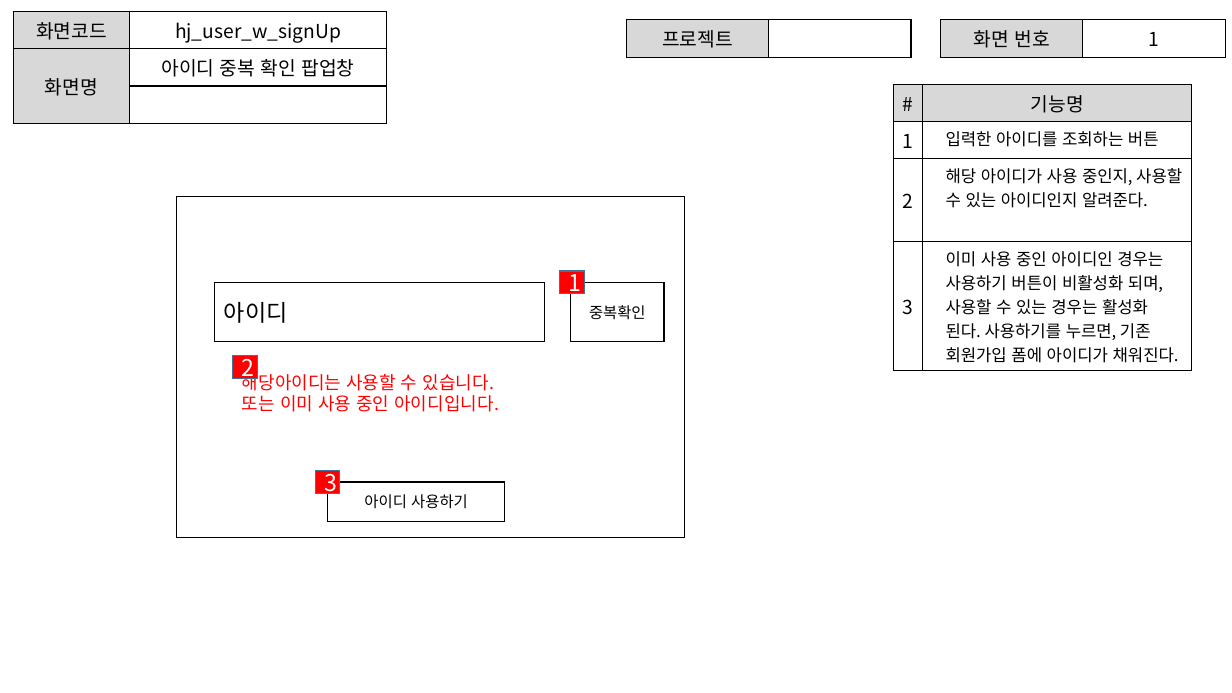
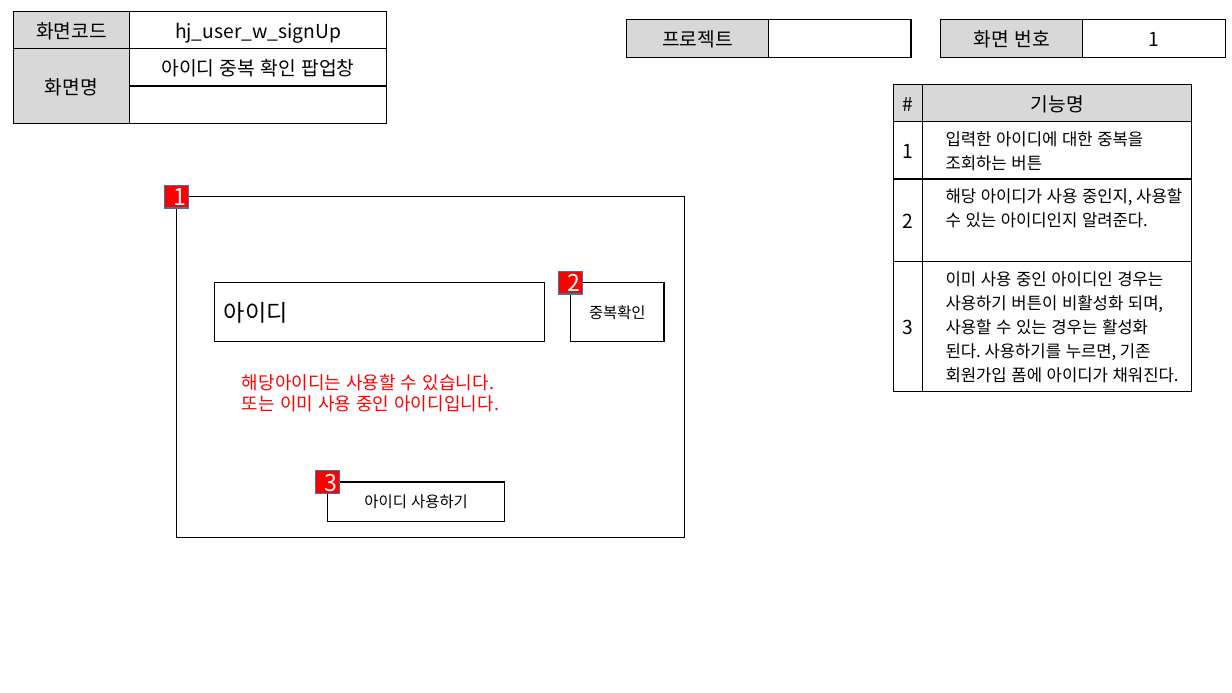
Before and after one commit to ezenteam2/e-Zone, a slide deck: slide 3 of 0 발표용 파워포인트/project05 - 파워포인트 종합 - 형준.pptx. Drawn at 1232x693 pixels with LibreOffice and Linux fonts; fonts in the diff are those of the drawing. Boxes give left, top, right and bottom in pixels: in the first picture for what was removed or moved away, otherwise in the second. Text is boxed around its words. In the diff, an @@ line names an element or a change of style, - is before the commit and + after.

```diff
--- a/0 발표용 파워포인트/project05 - 파워포인트 종합 - 형준.pptx
+++ b/0 발표용 파워포인트/project05 - 파워포인트 종합 - 형준.pptx
@@ table at box(894, 85, 1192, 387) @@
-row 2, column 2: 입력한 아이디를 조회하는 버튼
+row 2, column 2: 입력한 아이디에 대한 중복을 조회하는 버튼
@@ rectangle "1": place and size @@
-rectangle "1" at box(560, 271, 584, 294)
+rectangle "1" at box(165, 185, 189, 208)
@@ rectangle "2": place and size @@
-rectangle "2" at box(233, 356, 257, 379)
+rectangle "2" at box(558, 272, 582, 295)
```
Also in this commit, not shown: 8 other slides changed, 6 other files.
